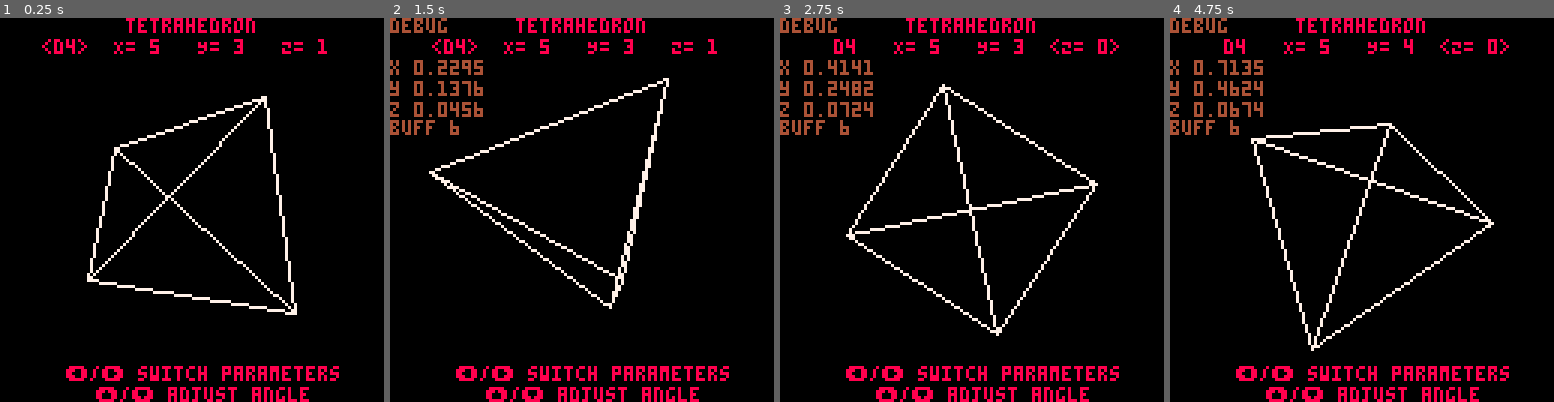
Above: before the commit, frames 1-4 (left to right).
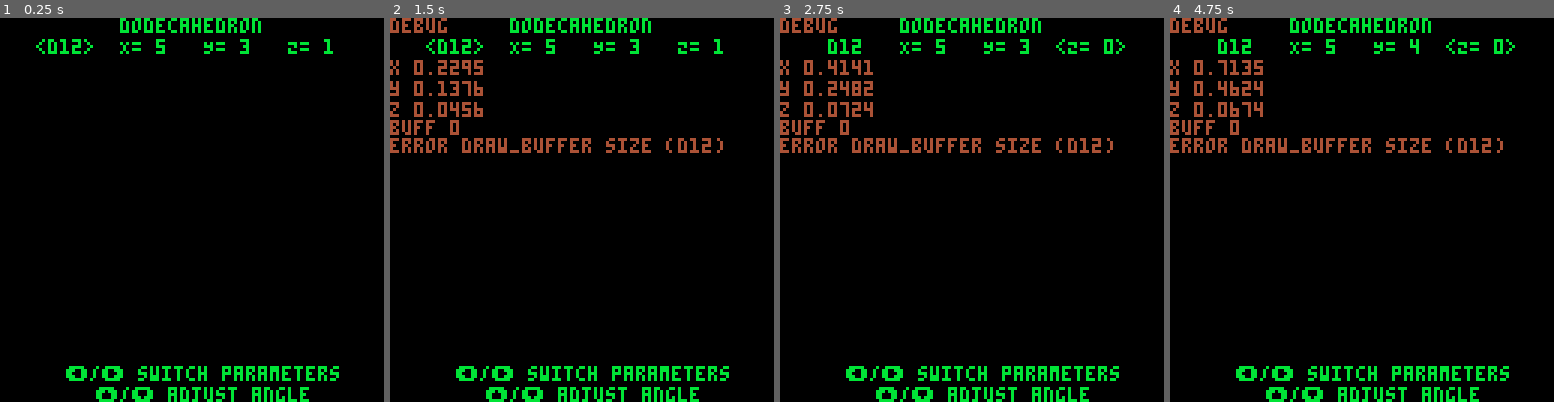
Above: after the commit, the same moments.

Repository: kakardo/Pico-8
Game: PICO-8 cartridge game carts/02 platonic solids viewer/platonic_solids_viewer.p8
Same seed, same stepped clock (60 frames per second), same inputs: the game is played once before the commit and once after it.
Inputs:
- Up to frame 1 (0.25 s): no input
- Up to frame 2 (1.5 s): tap X (X key) at 1.07 s
- Up to frame 3 (2.75 s): hold Left 1.97-2.37 s; tap X (X key) at 2.07, 2.4, 2.73 s; hold Down from 2.42 s (still down)
- Up to frame 4 (4.75 s): release Down at 2.82 s; hold Right 2.87-3.53 s; tap X (X key) every 0.33 s from 3.07 to 4.73 s; hold Up 3.58-4.08 s; hold Right 4.13-4.53 s; hold Down from 4.58 s (still down)

The runs differ from the first frame. In frame 1, 6.5% of the frame differs, in the area x 9-89%, y 0-100%; in frame 2, 7.8%; in frame 3, 8.1%, in the area x 0-90%, y 0-100%; in frame 4, 8.0%.

Commit message:
Dodecahedron vertices done.

Diff:
--- a/game carts/02 platonic solids viewer/main.lua
+++ b/game carts/02 platonic solids viewer/main.lua
@@ -65,7 +65,7 @@
 	scale = 30
 
 	selected = 0
-	shape = 1
+	shape = 4
 
 	debug = false
 end
--- a/game carts/02 platonic solids viewer/solids.lua
+++ b/game carts/02 platonic solids viewer/solids.lua
@@ -39,7 +39,12 @@
 			{3,5}, {3,6}, {4,5}, {4,6}
 		}
 	},
-	{name="dodecahedron", dice="d12", color=11},
+	{	name="dodecahedron", dice="d12", color=11,
+		v = {
+			{-1,-1,-1},{-1,-1, 1},{-1, 1,-1},{-1, 1, 1},
+			{ 1,-1,-1},{ 1,-1, 1},{ 1, 1,-1},{ 1, 1, 1},
+		},
+	},
 	{name="icosahedron", dice="d20", color=12},
 }
 
